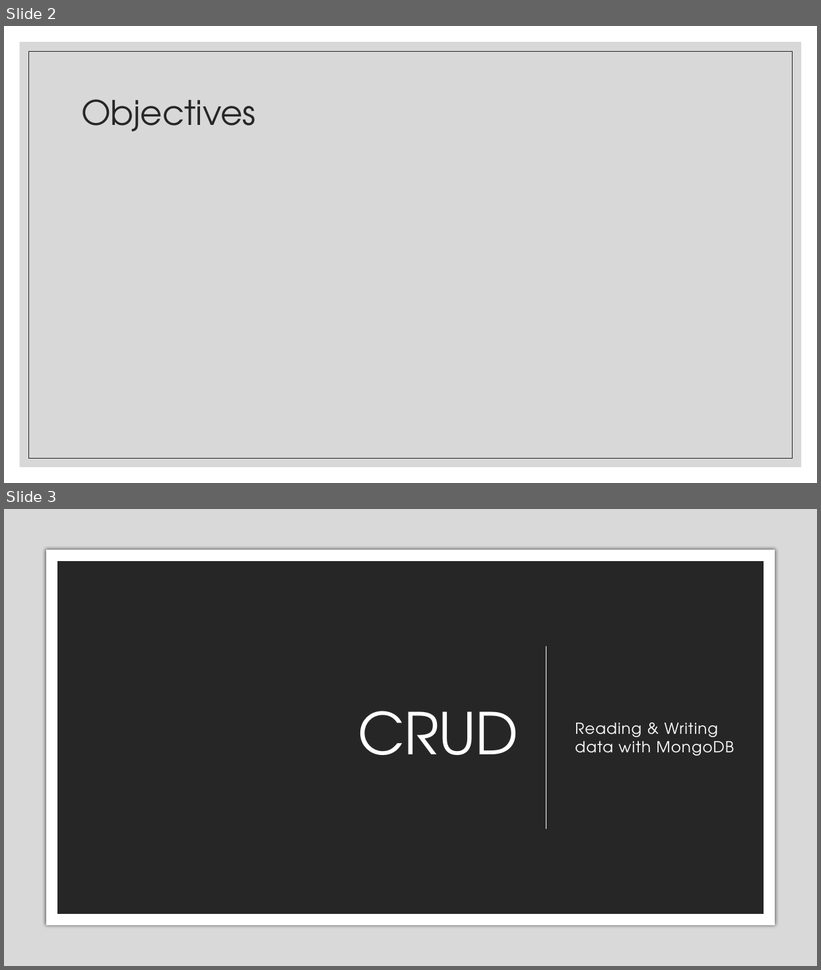
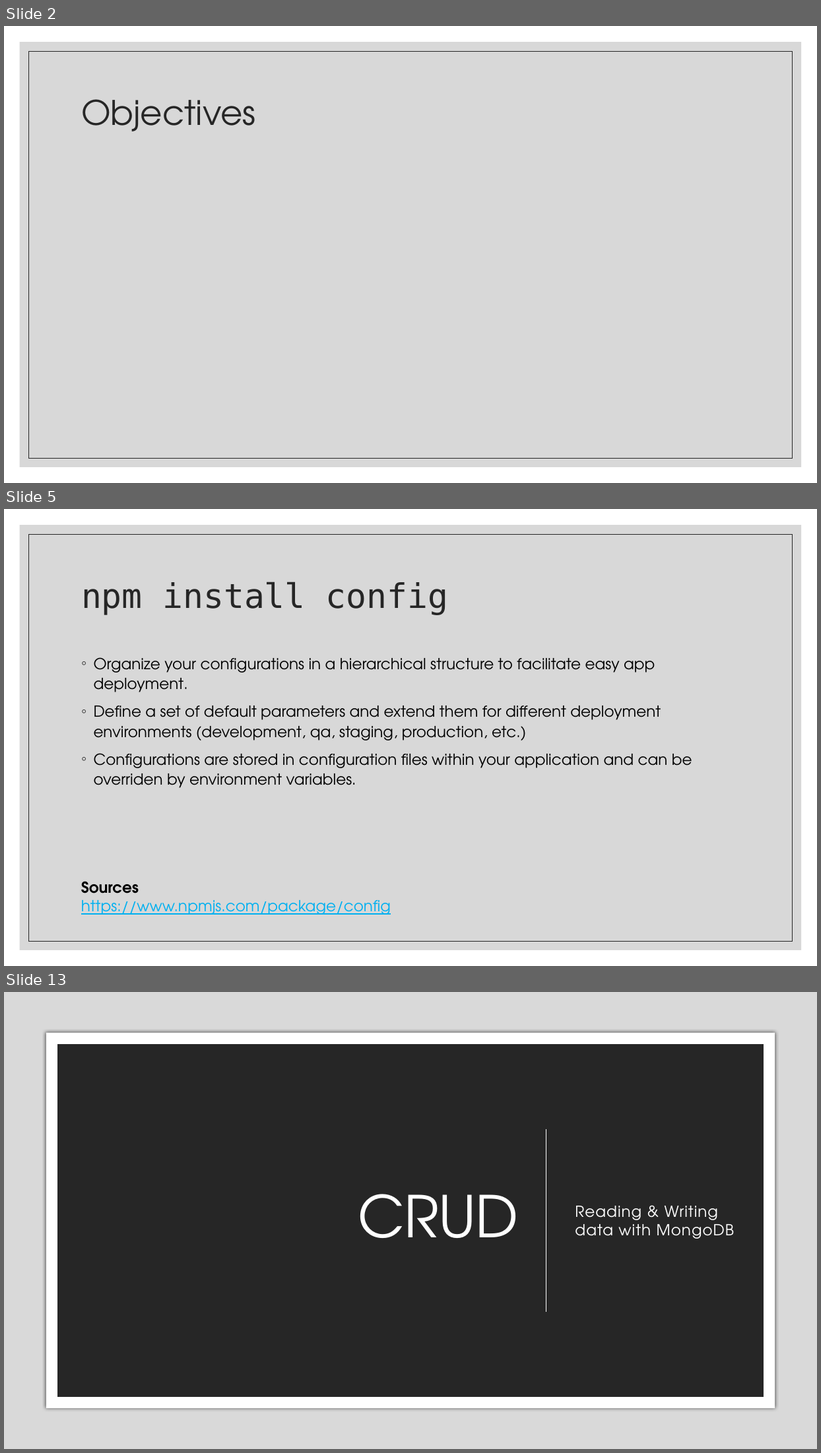
Before and after one commit to zackstotts/base-node-curriculum, a slide deck: unit_03/slides/02 MongoDB & Node.pptx. Shown one above the other, each under a label of ours: slides 2 and 3 before the commit, slides 2, 5 and 13 after it; the slides between them are not shown. The pictures are 821x970 and 821x1453 pixels, drawn with LibreOffice and Linux fonts; fonts in the diff are those of the drawing. Boxes give left, top, right and bottom in pixels: in the first picture for what was removed or moved away, otherwise in the second. Text is boxed around its words. In the diff, an @@ line names an element or a change of style, - is before the commit and + after.

```diff
--- a/unit_03/slides/02 MongoDB & Node.pptx
+++ b/unit_03/slides/02 MongoDB & Node.pptx
@@ slide 5 added at (x1=4, y1=509, x2=817, y2=966), background #FFFFFF; not listed: 2 template elements that a slide beside it also shows @@
@@ title added at (x1=81, y1=582, x2=448, y2=615), 40 pt, text #262626 @@
+npm install config
@@ text added at (x1=94, y1=657, x2=692, y2=788), 18 pt, text #000000 @@
+◦ Organize your configurations in a hierarchical structure to facilitate easy app deployment.
+◦ Define a set of default parameters and extend them for different deployment environments (development, qa, staging, production, etc.)
+◦ Configurations are stored in configuration files within your application and can be overriden by environment variables.
@@ text added at (x1=81, y1=881, x2=391, y2=915), 18 pt, text #00B0F0, underline @@
+Sources
+https://www.npmjs.com/package/config
@@ what was slide 3 is now slide 13 @@
```
Also in this commit, not shown: 2 slides changed, 7 other slides added.
